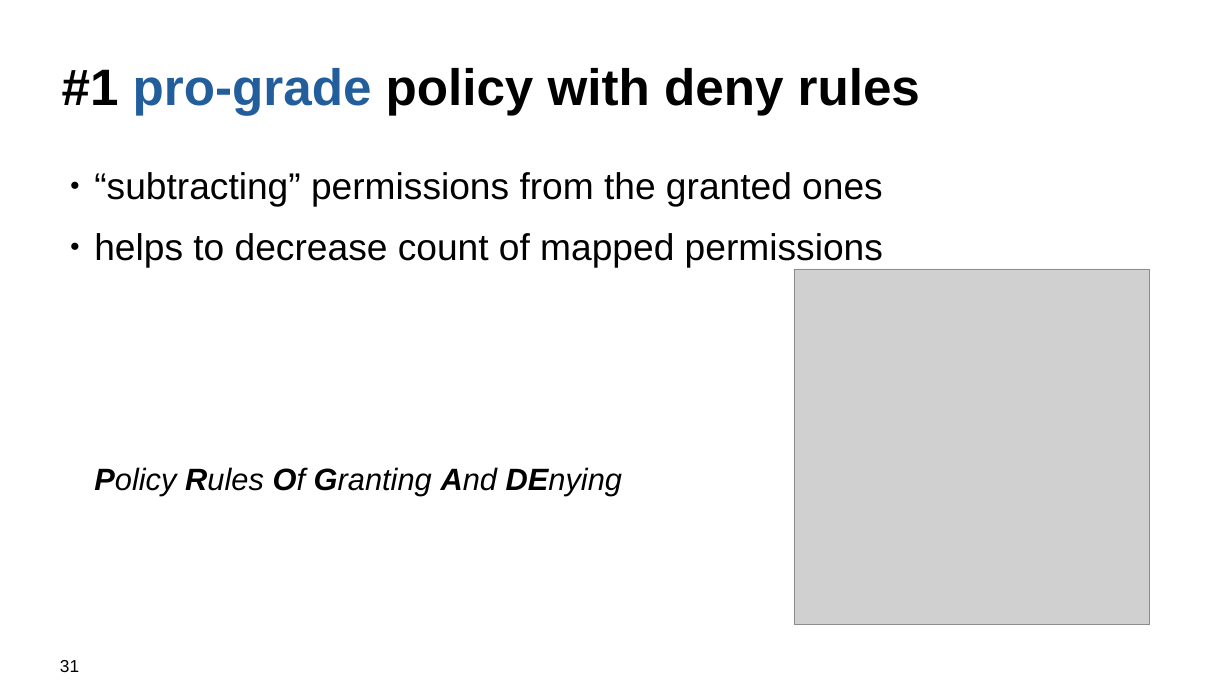
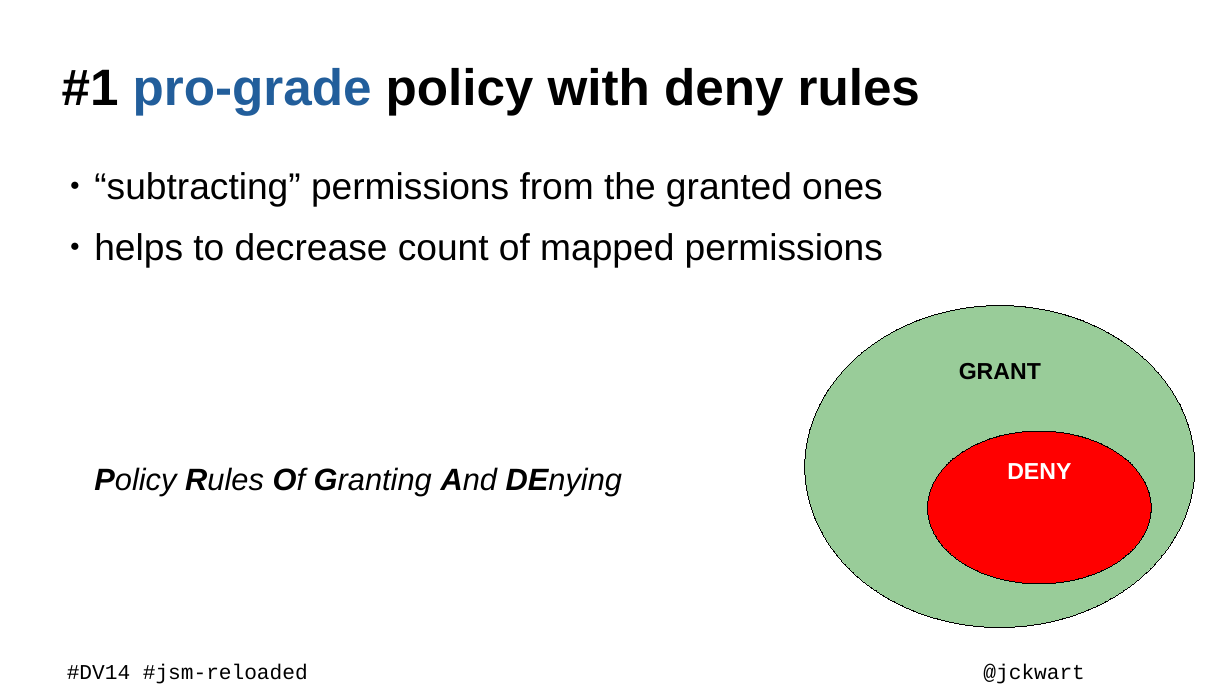
Before and after one commit to kwart/presentations, a slide deck: slide 32 of sec-man-reloaded.odp (slide 31 before the commit). Drawn at 1232x693 pixels with LibreOffice and Linux fonts; fonts in the diff are those of the drawing; grey boxes stand for pictures; background and template pictures are left out. Boxes give left, top, right and bottom in pixels: in the first picture for what was removed or moved away, otherwise in the second. Text is boxed around its words. In the diff, an @@ line names an element or a change of style, - is before the commit and + after.

```diff
--- a/sec-man-reloaded.odp
+++ b/sec-man-reloaded.odp
@@ picture removed at bbox=[794, 269, 1150, 624] @@
@@ ellipse added at bbox=[804, 306, 1195, 628], fill #99CC99, outline #000000 0 pt, 24 pt, text #000000, bold @@
+GRANT
@@ ellipse added at bbox=[928, 431, 1152, 583], fill #FF0000, outline #000000 0 pt, 24 pt, text #FFFFFF, bold @@
+DENY
@@ page number removed at bbox=[60, 660, 79, 672] @@
-31
@@ text added at bbox=[67, 664, 308, 684], 22 pt, text #000000 @@
+#DV14 #jsm-reloaded
@@ text added at bbox=[983, 664, 1084, 684], 22 pt, text #000000 @@
+@jckwart
```
Also in this commit, not shown: 38 other slides changed, 3 slides added, 2 slides removed.
